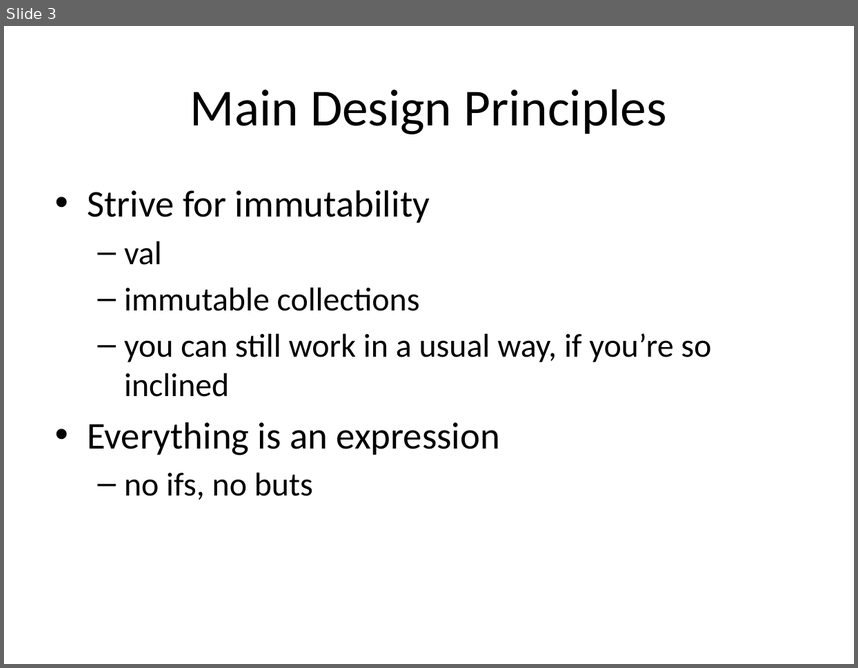
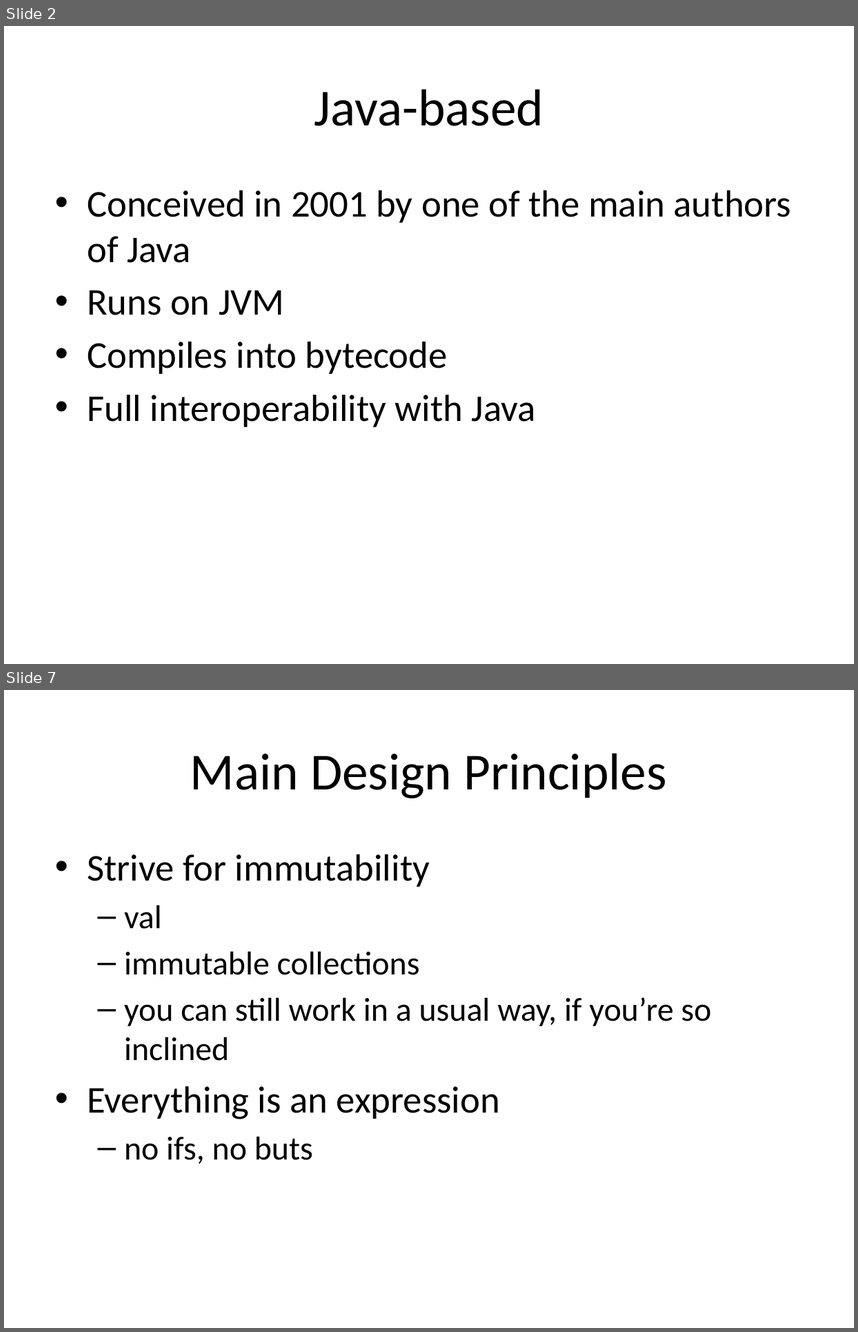
Before and after one commit to Igerly/scalaBasics, a slide deck: Scala.pptx. Shown one above the other, each under a label of ours: slide 3 before the commit, slides 2 and 7 after it; the slides between them are not shown. The pictures are 858x668 and 858x1332 pixels, drawn with LibreOffice and Linux fonts; fonts in the diff are those of the drawing. Boxes give left, top, right and bottom in pixels: in the first picture for what was removed or moved away, otherwise in the second. Text is boxed around its words. In the diff, an @@ line names an element or a change of style, - is before the commit and + after.

```diff
--- a/Scala.pptx
+++ b/Scala.pptx
@@ slide 2 added at bbox=[4, 26, 854, 664], background #FFFFFF @@
@@ title added at bbox=[314, 89, 544, 126], 44 pt, text #000000 @@
+Java-based
@@ text added at bbox=[87, 190, 792, 427], 32 pt, text #000000 @@
+• Conceived in 2001 by one of the main authors of Java
+• Runs on JVM
+• Compiles into bytecode
+• Full interoperability with Java
@@ what was slide 3 is now slide 7 @@
```
Also in this commit, not shown: 3 slides changed, 5 other slides added, 1 slide removed, 13 other files.
